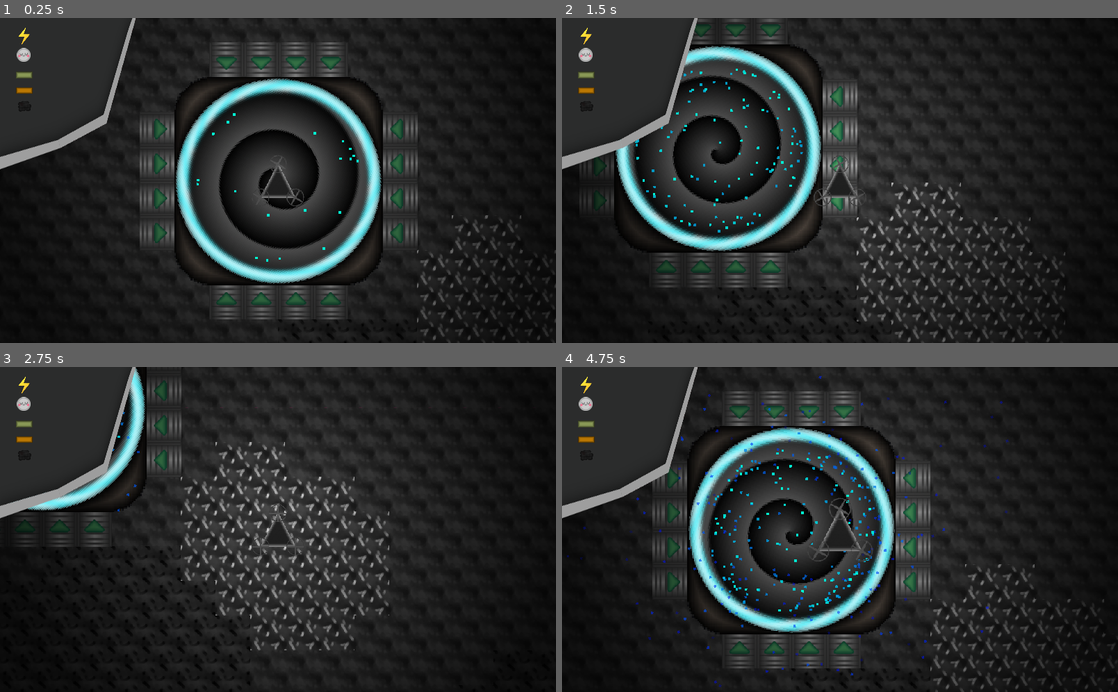
Above: before the commit, frames 1-4 (two rows, left to right).
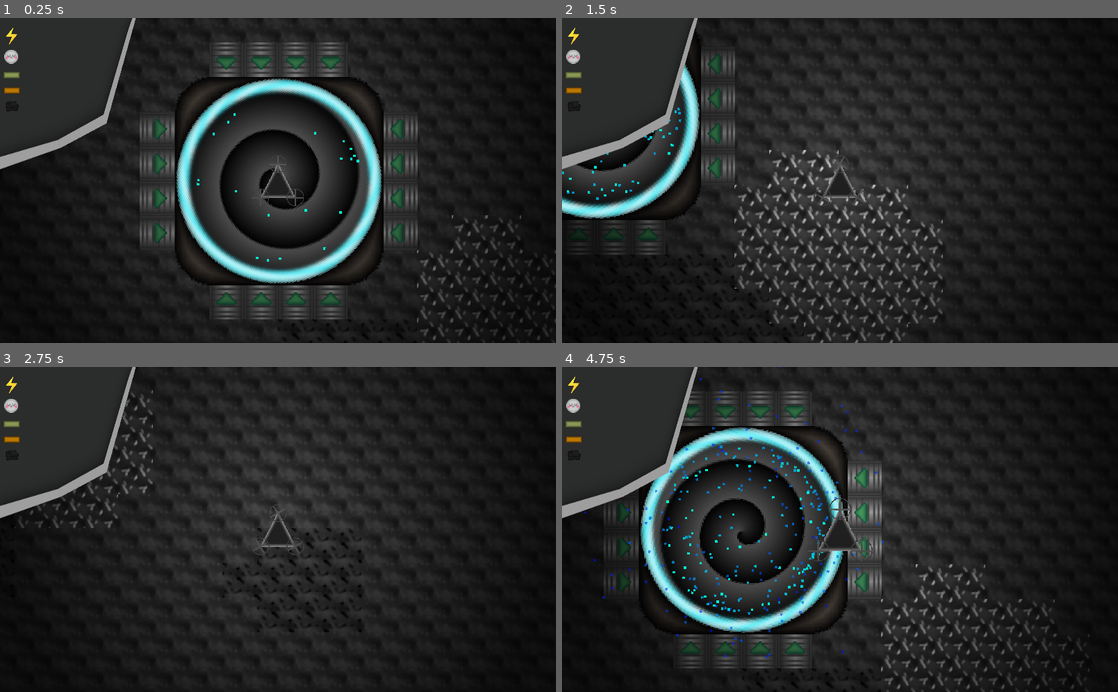
Above: after the commit, the same moments.

Repository: jean730/CPB2-project
Game: Godot game, scene res://Game.tscn
The game is run twice, just before and just after one commit, with the same random seed, the same clock (stepped at 60 frames per second) and the same inputs.
Inputs (mouse positions are in pixels of both pictures, inside the frame that each line leads up to):
- Up to frame 1 (0.25 s): no input
- Up to frame 2 (1.5 s): move the mouse to (962, 164) at 0.52 s; hold Right 0.53-1.28 s; hold Right mouse button (delete) 0.53-1.28 s; click (962, 164) at 0.8 s; move the mouse to (728, 196) at 1.27 s; hold Down from 1.28 s (still down); click (728, 196) at 1.35 s
- Up to frame 3 (2.75 s): right-click (166, 545) at 1.55 s; move the mouse to (333, 458) at 2.02 s; release Down at 2.03 s; hold Right from 2.03 s (still down); hold Right mouse button (delete) from 2.03 s (still down); click (333, 458) at 2.3 s
- Up to frame 4 (4.75 s): move the mouse to (812, 594) at 2.77 s; release Right at 2.78 s; release Right mouse button (delete) at 2.78 s; hold Up 2.78-3.53 s; tap Shift (dezoom) at 2.85 s; click (812, 594) at 2.92 s; right-click (812, 594) at 3.05 s; move the mouse to (1006, 578) at 3.52 s; press the mouse at (1006, 578) at 3.53 s; hold Left from 3.53 s (still down); move the mouse to (673, 480) at 4.27 s; release the mouse at (673, 480) at 4.28 s; right-click (673, 480) at 4.35 s; click (673, 480) at 4.42 s

The runs differ from the first frame. In frame 1, 1.9% of the frame differs, in the area x 0-69%, y 2-83%; in frame 2, 22%; in frame 3, 9.1%; in frame 4, 26%, in the area x 0-100%, y 0-100%.

Commit message:
bugfixes

Diff:
--- a/Forge.gd
+++ b/Forge.gd
@@ -1,4 +1,5 @@
 extends Node2D
+class_name ForgeClass
 var ressource = preload("res://Ressource.tscn")
 var ressource_instance = ressource.instance()
 var product = null
--- a/Mine.gd
+++ b/Mine.gd
@@ -1,6 +1,6 @@
 extends Node2D
 var ressource = preload("res://Ressource.tscn")
-
+class_name MineClass
 # Declare member variables here. Examples:
 # var a = 2
 # var b = "text"
--- a/Player.gd
+++ b/Player.gd
@@ -15,7 +15,13 @@
 var ORE_NAME_2=""
 var ORE_NAME_3="Coal"
 #var machines =
-# Called when the node enters the scene tree for the first time.
+
+func get_machine_at_pos(x,y):
+	for node in get_parent().get_node("logisticsMap").get_children():
+		if is_instance_valid(node) and floor(node.position.x/64)==x and floor(node.position.y/64)==y:
+			if node is ForgeClass or node is CentraleClass or node is MineClass or node is StorageClass:
+				return node
+	return null
 func name_generator():
 	var voyelles=['a','e','i','o','u','y']
 	var consonnes=['b', 'c', 'd', 'f', 'g', 'h', 'j', 'k', 'l', 'm', 'n', 'p', 'q', 'r', 's', 't', 'v', 'w', 'z']
@@ -29,14 +35,14 @@
 	pass # Replace with function body.
 
 func move(delta):
-	if Input.is_key_pressed(KEY_UP):
-		self.position.y-=300*delta
-	if Input.is_key_pressed(KEY_DOWN):
-		self.position.y+=300*delta
-	if Input.is_key_pressed(KEY_LEFT):
-		self.position.x-=300*delta
-	if Input.is_key_pressed(KEY_RIGHT):
-		self.position.x+=300*delta
+	var y = int(Input.is_key_pressed(KEY_DOWN))-int(Input.is_key_pressed(KEY_UP))
+	var x = int(Input.is_key_pressed(KEY_RIGHT))-int(Input.is_key_pressed(KEY_LEFT))
+	if abs(x)+abs(y)==2:
+		self.position.y+=y*delta*600/sqrt(2)
+		self.position.x+=x*delta*600/sqrt(2)
+	else:
+		self.position.y+=y*delta*600
+		self.position.x+=x*delta*600
 
 
 
@@ -71,9 +77,10 @@
 		dezoom = false
 	if event.is_action_released("ui_cancel"):
 		get_tree().quit()
-	if event.is_action_pressed("place") and menu_enabled and get_local_mouse_position().y<150:
-		if selected_building != null:
-			if selected_building < 10 and get_parent().get_node("logisticsMap").get_cell(tileposx,tileposy)==-1:
+
+	if Input.is_action_pressed("place") and menu_enabled and get_local_mouse_position().y<150 and (tileposx>2 or tileposx<-3 or tileposy>2 or tileposy<-3):
+		if selected_building != null and get_machine_at_pos(tileposx,tileposy)==null and get_parent().get_node("logisticsMap").get_cell(tileposx,tileposy)==-1:
+			if selected_building < 10:
 				if get_parent().get_node("Ressources").enough_ressources("ORE_1",1):
 					get_parent().get_node("logisticsMap").set_cell(tileposx,tileposy,selected_building)
 					get_parent().get_node("Ressources").use_ressources("ORE_1",1)
@@ -108,11 +115,22 @@
 						get_parent().get_node("Ressources").use_ressources("ORE_2",5000)
 						get_parent().get_node("Ressources").use_ressources("COAL",5000)
 						get_parent().get_node("Ressources").use_energy(2000000)
-	if event.is_action_pressed("delete") and menu_enabled and get_local_mouse_position().y<150:
+	if Input.is_action_pressed("delete") and menu_enabled and get_local_mouse_position().y<150:
+		var node=get_machine_at_pos(tileposx,tileposy)
 		if  get_parent().get_node("logisticsMap").get_cell(tileposx,tileposy)!=-1:
 			get_parent().get_node("logisticsMap").set_cell(tileposx,tileposy,-1)
 			get_parent().get_node("Ressources").add_ressources("ORE_1",5)
-		else:
+		elif node!=null and not node is StorageClass:
+			if node is MineClass:
+				get_parent().get_node("Ressources").add_ressources("ORE_2",5)
+			elif node is ForgeClass:
+				get_parent().get_node("Ressources").add_ressources("ORE_1",5)
+				get_parent().get_node("Ressources").add_ressources("ORE_2",5)
+			elif node is CentraleClass:
+				get_parent().get_node("Ressources").add_ressources("ORE_1",5)
+				get_parent().get_node("Ressources").add_ressources("ORE_2",5)
+				get_parent().get_node("Ressources").add_ressources("COAL",5)
+			node.queue_free()
 			pass
 
 func _process(delta):
@@ -124,17 +142,17 @@
 	get_node("ORE_2").text = self.ORE_NAME_2+": "+str(int(get_parent().get_node("Ressources").get_ressources("ORE_2")))
 	get_node("ORE_3").text = self.ORE_NAME_3+": "+str(int(get_parent().get_node("Ressources").get_ressources("COAL")))
 	if get_parent().get_node("Ressources").energy>coin_threshold:
-		coin_threshold+=100000
-		get_parent().get_node("Ressources").add_ressources("coins",1)
-		print(coin_threshold,"  ",get_parent().get_node("Ressources").get_ressources("coins"))
-		get_parent().speedMultiplier = 1+0.1*get_parent().get_node("Ressources").get_ressources("coins")
+		var new_coin_threshold=floor(get_parent().get_node("Ressources").energy/100000)*100000+100000
+		get_parent().get_node("Ressources").add_ressources("coins",floor((new_coin_threshold-coin_threshold)/100000))
+		coin_threshold=new_coin_threshold
+		get_parent().speedMultiplier = min(1+0.1*get_parent().get_node("Ressources").get_ressources("coins"),10)
 		get_parent().powerMultiplier = 1+0.1*get_parent().get_node("Ressources").get_ressources("coins")
 	if menu_enabled:
 		if $menu.position.y>225:
-			$menu.position.y-=10
+			$menu.position.y-=1000*delta
 	else:
 		if $menu.position.y<375:
-			$menu.position.y+=10
+			$menu.position.y+=1000*delta
 
 	pass
 
--- a/Player.tscn
+++ b/Player.tscn
@@ -70,7 +70,7 @@
 scale = Vector2( 0.8, 0.8 )
 frames = SubResource( 4 )
 animation = "New Anim"
-frame = 2
+frame = 1
 playing = true
 
 [node name="Light2D" type="Light2D" parent="."]
@@ -93,10 +93,10 @@
 
 [node name="Energy" type="RichTextLabel" parent="."]
 light_mask = 0
-margin_left = -439.796
-margin_top = -277.153
-margin_right = -288.796
-margin_bottom = -248.153
+margin_left = -463.0
+margin_top = -277.0
+margin_right = -278.0
+margin_bottom = -247.0
 rect_pivot_offset = Vector2( 27.5482, 0 )
 custom_fonts/normal_font = SubResource( 6 )
 custom_colors/default_color = Color( 1, 1, 1, 1 )
@@ -108,10 +108,10 @@
 
 [node name="Coins" type="RichTextLabel" parent="."]
 light_mask = 0
-margin_left = -439.796
-margin_top = -242.152
-margin_right = -288.796
-margin_bottom = -213.152
+margin_left = -462.796
+margin_top = -239.152
+margin_right = -311.796
+margin_bottom = -210.152
 rect_pivot_offset = Vector2( 27.5482, 0 )
 custom_fonts/normal_font = SubResource( 6 )
 custom_colors/default_color = Color( 1, 1, 1, 1 )
@@ -123,16 +123,16 @@
 
 [node name="Ressource8" parent="." instance=ExtResource( 14 )]
 light_mask = 0
-position = Vector2( -467.184, -166.049 )
+position = Vector2( -490.184, -166.049 )
 scale = Vector2( 0.55, 0.55 )
 type = 3
 real = false
 
 [node name="ORE_1" type="RichTextLabel" parent="."]
 light_mask = 0
-margin_left = -439.796
+margin_left = -462.796
 margin_top = -205.874
-margin_right = -288.796
+margin_right = -311.796
 margin_bottom = -176.874
 rect_pivot_offset = Vector2( 27.5482, 0 )
 custom_fonts/normal_font = SubResource( 6 )
@@ -145,16 +145,16 @@
 
 [node name="Ressource7" parent="." instance=ExtResource( 14 )]
 light_mask = 0
-position = Vector2( -467.456, -194.601 )
+position = Vector2( -490.456, -194.601 )
 scale = Vector2( 0.55, 0.55 )
 type = 2
 real = false
 
 [node name="ORE_2" type="RichTextLabel" parent="."]
 light_mask = 0
-margin_left = -440.111
+margin_left = -463.111
 margin_top = -174.968
-margin_right = -289.111
+margin_right = -312.111
 margin_bottom = -145.968
 rect_pivot_offset = Vector2( 27.5482, 0 )
 custom_fonts/normal_font = SubResource( 6 )
@@ -167,9 +167,9 @@
 
 [node name="ORE_3" type="RichTextLabel" parent="."]
 light_mask = 0
-margin_left = -439.167
+margin_left = -462.167
 margin_top = -147.556
-margin_right = -288.167
+margin_right = -311.167
 margin_bottom = -118.556
 rect_pivot_offset = Vector2( 27.5482, 0 )
 custom_fonts/normal_font = SubResource( 6 )
@@ -182,20 +182,20 @@
 
 [node name="Ressource9" parent="." instance=ExtResource( 14 )]
 light_mask = 0
-position = Vector2( -467.168, -137.296 )
+position = Vector2( -490.168, -137.296 )
 scale = Vector2( 0.55, 0.55 )
 type = 4
 real = false
 
 [node name="energy_icon" type="Sprite" parent="."]
 light_mask = 0
-position = Vector2( -467.718, -266.483 )
+position = Vector2( -490.718, -266.483 )
 scale = Vector2( 0.247882, 0.278825 )
 texture = ExtResource( 6 )
 
 [node name="uwucoin" type="Sprite" parent="."]
 light_mask = 0
-position = Vector2( -468.253, -231.682 )
+position = Vector2( -491.253, -228.682 )
 scale = Vector2( 0.1, 0.1 )
 texture = ExtResource( 8 )
 
@@ -492,4 +492,5 @@
 __meta__ = {
 "_edit_lock_": true
 }
+
 [connection signal="input_event" from="menu/machine_list" to="." method="_on_machine_list_input_event"]
--- a/Ressource.gd
+++ b/Ressource.gd
@@ -4,6 +4,9 @@
 export(Type) var type
 export(bool) var real = true
 var speed = 0.5
+var tileposx=0
+var tileposy=0
+var logmap
 # Declare member variables here. Examples:
 # var a = 2
 # var b = "text"
@@ -37,13 +40,12 @@
 			get_node("Sprite").texture = load("res://charbon.png")
 	if not real:
 		get_node("Sprite").set_light_mask(0)
+	logmap = get_parent()
 	pass # Replace with function body.
 
 
 
-func logistics(tile_id,delta):
-	var tileposx = floor(self.position.x/64)
-	var tileposy = floor(self.position.y/64)
+func logistics(tile_id,delta,recursive):
 	var posy = self.position.y/64-tileposy
 	var posx = self.position.x/64-tileposx
 	var oldpos = self.position
@@ -82,34 +84,33 @@
 					if self.get_overlapping_areas()[0].real:
 						self.position = oldpos
 		5:
-			if (1-posy)>(posx):
-				logistics(get_parent().get_parent().get_node("logisticsMap").get_cell(tileposx-1,tileposy),delta*2)
+			if (1-posy)>(posx) and not recursive:
+				logistics(get_parent().get_cell(tileposx-1,tileposy),delta*2,true)
 			else:
-				logistics(get_parent().get_parent().get_node("logisticsMap").get_cell(tileposx,tileposy+1),delta*2)
+				logistics(get_parent().get_cell(tileposx,tileposy+1),delta*2,true)
 		6:
-			if (1-posy)>(1-posx):
-				logistics(get_parent().get_parent().get_node("logisticsMap").get_cell(tileposx+1,tileposy),delta*2)
+			if (1-posy)>(1-posx) and not recursive:
+				logistics(get_parent().get_cell(tileposx+1,tileposy),delta*2,true)
 			else:
-				logistics(get_parent().get_parent().get_node("logisticsMap").get_cell(tileposx,tileposy+1),delta*2)
+				logistics(get_parent().get_cell(tileposx,tileposy+1),delta*2,true)
 		7:
-			if posy>(1-posx):
-				logistics(get_parent().get_parent().get_node("logisticsMap").get_cell(tileposx+1,tileposy),delta*2)
+			if posy>(1-posx) and not recursive:
+				logistics(get_parent().get_cell(tileposx+1,tileposy),delta*2,true)
 			else:
-				logistics(get_parent().get_parent().get_node("logisticsMap").get_cell(tileposx,tileposy-1),delta*2)
+				logistics(get_parent().get_cell(tileposx,tileposy-1),delta*2,true)
 		8:
-			if posy>posx:
-				logistics(get_parent().get_parent().get_node("logisticsMap").get_cell(tileposx-1,tileposy),delta*2)
+			if posy>posx and not recursive:
+				logistics(get_parent().get_cell(tileposx-1,tileposy),delta*2,true)
 			else:
-				logistics(get_parent().get_parent().get_node("logisticsMap").get_cell(tileposx,tileposy-1),delta*2)
+				logistics(get_parent().get_cell(tileposx,tileposy-1),delta*2,true)
 
 
 func _process(delta):
 	#print(tile_id," ",tileposx," ",tileposy)
 	if self.real:
 		self.speed = 0.5 * get_parent().get_parent().speedMultiplier
-		var tileposx = floor(self.position.x/64)
-		var tileposy = floor(self.position.y/64)
-		var tile_id=get_parent().get_parent().get_node("logisticsMap").get_cell(tileposx,tileposy)
-		logistics(tile_id,delta)
+		tileposx = floor(self.position.x/64)
+		tileposy = floor(self.position.y/64)
+		logistics(logmap.get_cell(tileposx,tileposy),delta,false)
 
 	pass
--- a/Ressources.gd
+++ b/Ressources.gd
@@ -7,7 +7,6 @@
 	"ORE_2":20,
 	"COAL":0,
 	"coins":0
-
 }
 # Called when the node enters the scene tree for the first time.
 func use_energy(quantity):
--- a/VoidStorage.gd
+++ b/VoidStorage.gd
@@ -1,7 +1,7 @@
 extends Area2D
 var ressource = preload("res://Ressource.tscn")
 var ressource_instance = ressource.instance()
-
+class_name StorageClass
 # Declare member variables here. Examples:
 # var a = 2
 # var b = "text"
--- a/VoidStorage.tscn
+++ b/VoidStorage.tscn
@@ -33,6 +33,7 @@
 extents = Vector2( 192, 192 )
 
 [node name="VoidStorage" type="Area2D"]
+position = Vector2( 1, 0 )
 script = ExtResource( 4 )
 
 [node name="Base" type="Sprite" parent="."]
@@ -56,4 +57,5 @@
 
 [node name="CollisionShape2D" type="CollisionShape2D" parent="."]
 shape = SubResource( 4 )
+
 [connection signal="area_entered" from="." to="." method="_on_VoidStorage_area_entered"]
--- a/centrale.gd
+++ b/centrale.gd
@@ -1,4 +1,5 @@
 extends Node2D
+class_name CentraleClass
 var ressource = preload("res://Ressource.tscn")
 var ressource_instance = ressource.instance()
 var combustible = [ressource_instance.Type.COAL,1]
--- a/map.gd
+++ b/map.gd
@@ -14,10 +14,8 @@
 	noise.octaves = 1
 	noise.period = 10.0
 	noise.persistence = 0.2
-	for x in range(-100,100):
-		for y in range(-100,100):
-
-			#if noise.get_noise_3d(x+7,y+2,0)>0.6:
+	for x in range(-300,300):
+		for y in range(-300,300):
 			if noise.get_noise_3d(x,y,0)>0.6:
 				self.set_cell(x,y,2)
 			elif noise.get_noise_3d(x,y,1000)>0.6:
@@ -26,7 +24,6 @@
 				self.set_cell(x,y,4)
 			else:
 				self.set_cell(x,y,1)
-	pass # Replace with function body.
 
 func _ready():
 	generate_map()
--- a/project.godot
+++ b/project.godot
@@ -9,13 +9,37 @@
 config_version=4
 
 _global_script_classes=[ {
+"base": "Node2D",
+"class": "CentraleClass",
+"language": "GDScript",
+"path": "res://centrale.gd"
+}, {
+"base": "Node2D",
+"class": "ForgeClass",
+"language": "GDScript",
+"path": "res://Forge.gd"
+}, {
+"base": "Node2D",
+"class": "MineClass",
+"language": "GDScript",
+"path": "res://Mine.gd"
+}, {
 "base": "Area2D",
 "class": "Ressource",
 "language": "GDScript",
 "path": "res://Ressource.gd"
+}, {
+"base": "Area2D",
+"class": "StorageClass",
+"language": "GDScript",
+"path": "res://VoidStorage.gd"
 } ]
 _global_script_class_icons={
-"Ressource": ""
+"CentraleClass": "",
+"ForgeClass": "",
+"MineClass": "",
+"Ressource": "",
+"StorageClass": ""
 }
 
 [application]
@@ -28,10 +52,13 @@
 
 [display]
 
-window/size/fullscreen=true
 window/vsync/use_vsync=false
 window/stretch/mode="2d"
 window/stretch/aspect="keep"
+
+[global]
+
+max_remote_stdout_chars_per_second=1000000000000000000
 
 [input]
 
